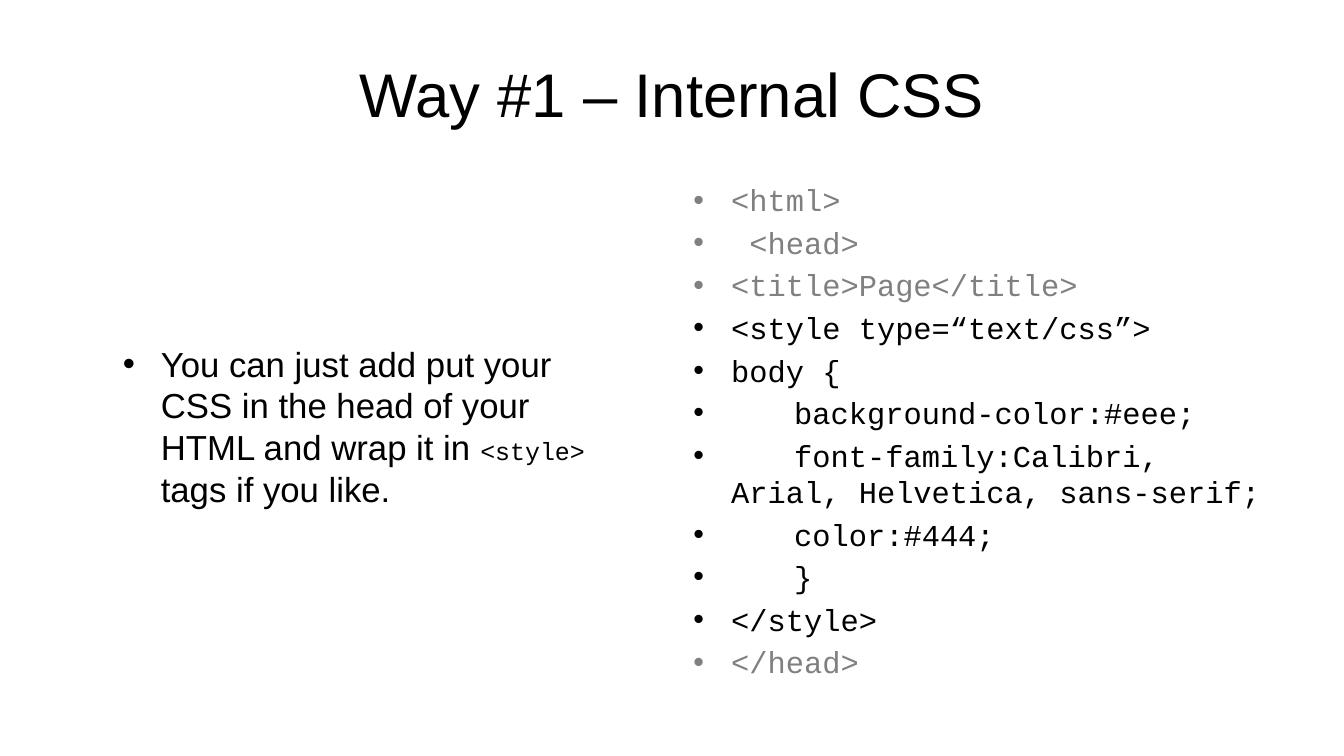
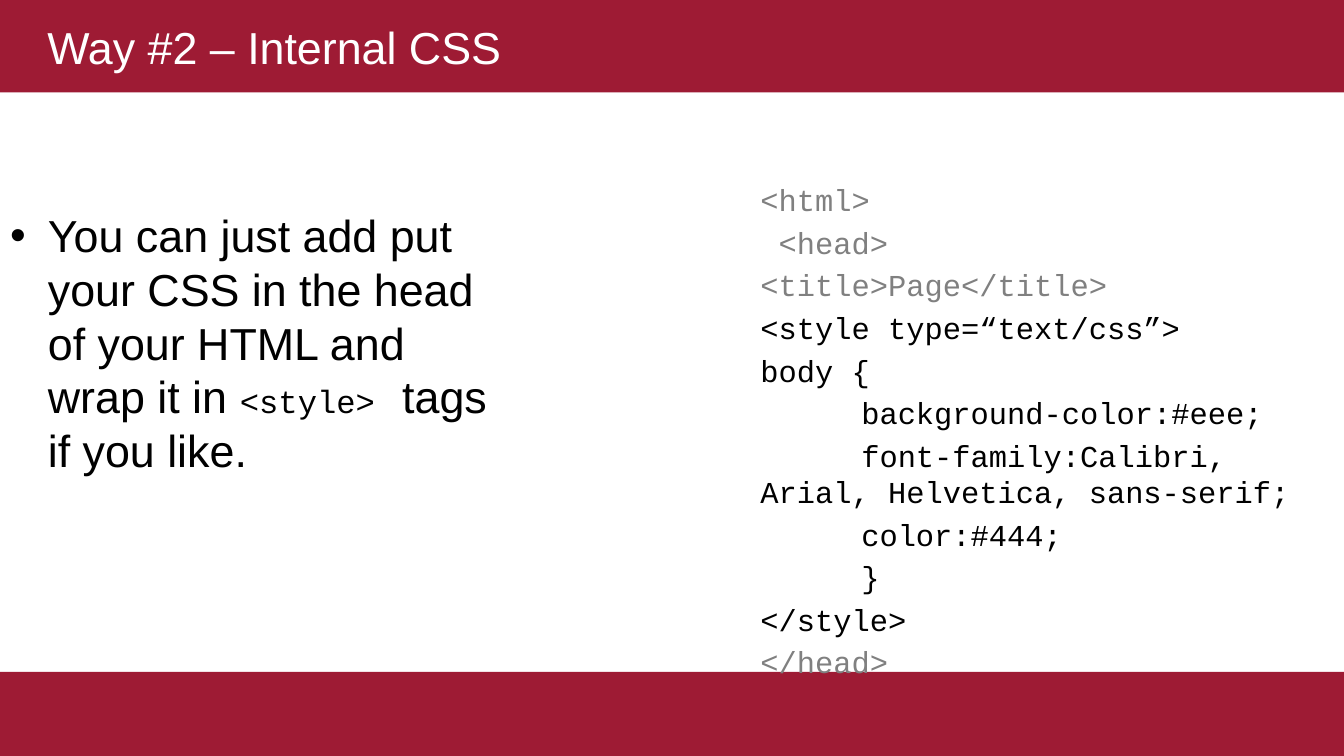
Before and after one commit to ekof-dss/teaching-samples-2021-22, a slide deck: slide 6 of presentations/03-02-css.ppt (slide 7 before the commit). Drawn at 1344x756 pixels with LibreOffice and Linux fonts; fonts in the diff are those of the drawing. Boxes give left, top, right and bottom in pixels: in the first picture for what was removed or moved away, otherwise in the second. Text is boxed around its words. In the diff, an @@ line names an element or a change of style, - is before the commit and + after.

```diff
--- a/presentations/03-02-css.ppt
+++ b/presentations/03-02-css.ppt
@@ title "Way #2 – Internal CSS" resized from (x1=360, y1=72, x2=984, y2=129) to (x1=0, y1=0, x2=1344, y2=93) @@
@@ title "Way #2 – Internal CSS" at (x1=0, y1=0, x2=1344, y2=93): fill none to #9E1B34 @@
@@ title at (x1=47, y1=31, x2=501, y2=73): text changed; size 44 to 32 pt; text colour #000000 to #FFFFFF @@
-Way #1 – Internal CSS
+Way #2 – Internal CSS
@@ text "<html>" moved from (x1=731, y1=190, x2=1260, y2=674) to (x1=760, y1=190, x2=1290, y2=681) @@
@@ text "<html>" at (x1=760, y1=190, x2=1290, y2=681): bullet • to none @@
@@ text "You can just add put ..." moved from (x1=161, y1=352, x2=584, y2=509) to (x1=48, y1=219, x2=487, y2=476) @@
@@ text "You can just add put ..." at (x1=48, y1=219, x2=487, y2=476): size 24.8 to 32 pt; size 17.8 to 23 pt in "<style>"; more space between paragraphs @@
@@ rectangle added at (x1=0, y1=673, x2=1344, y2=756), fill #9E1B34 @@
```
Also in this commit, not shown: 13 other slides changed, 2 slides added, 6 slides removed, 6 other files.
